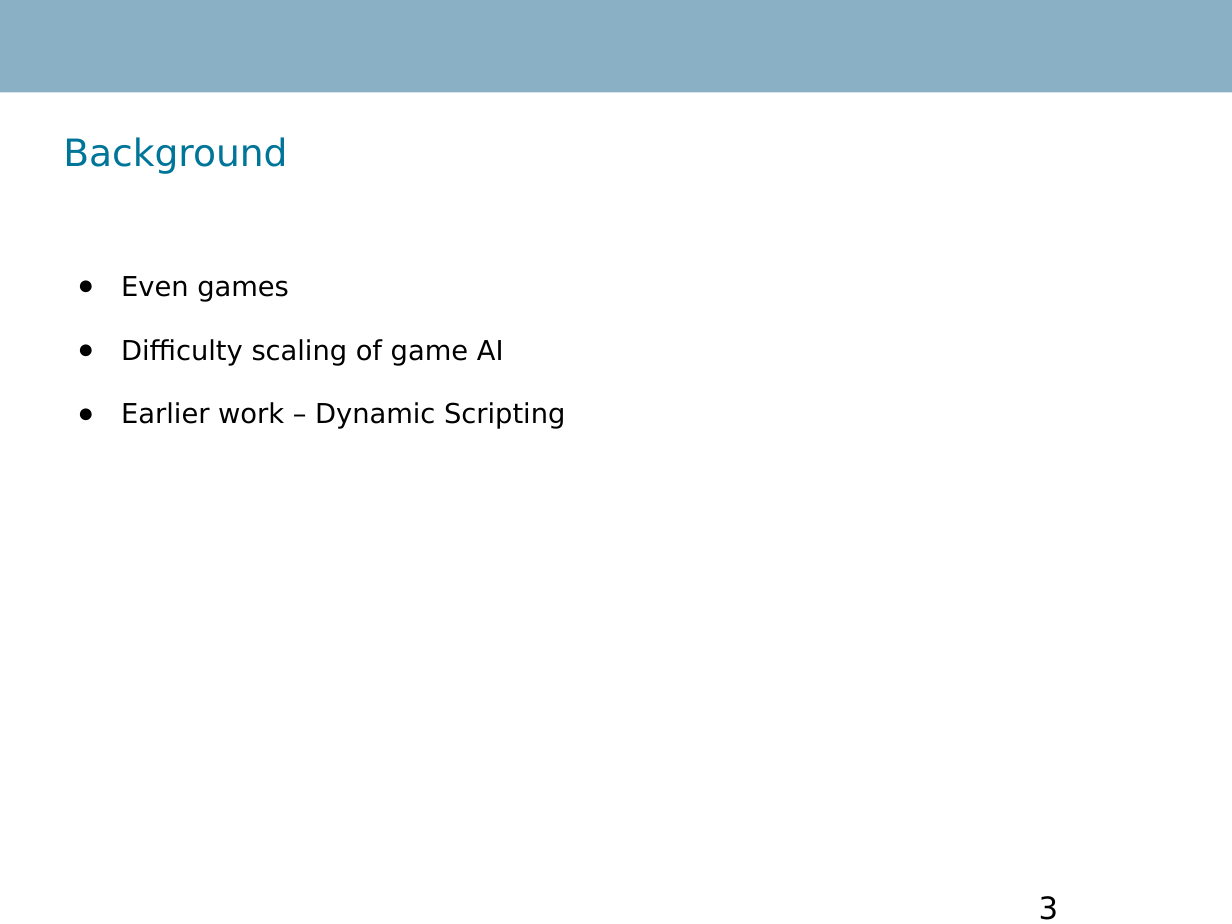
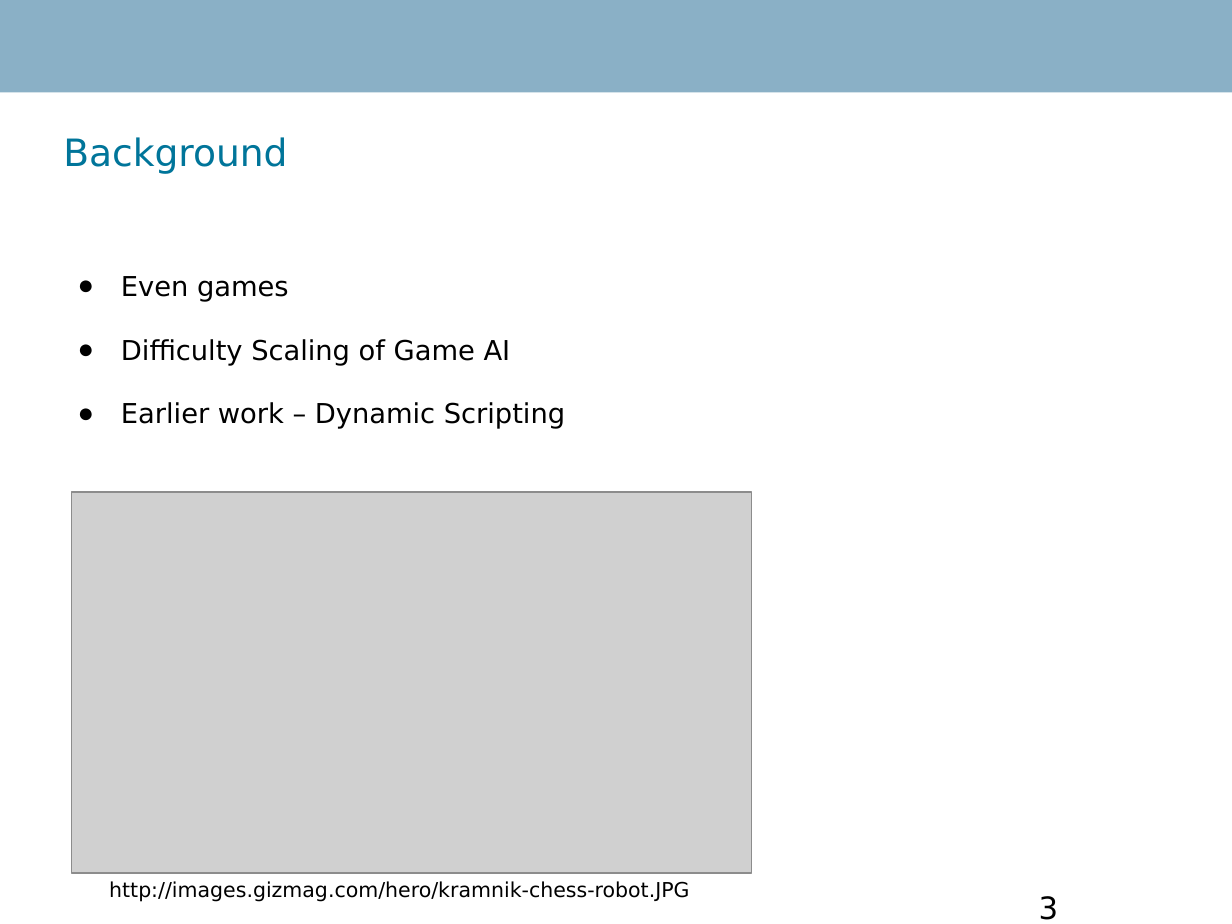
Before and after one commit to RobinTo/AdaptiveGame, a slide deck: slide 3 of IKT426 Research Seminar Report/presentation.ppt. Drawn at 1232x924 pixels with LibreOffice and Linux fonts; fonts in the diff are those of the drawing; grey boxes stand for pictures; background and template pictures are left out. Boxes give left, top, right and bottom in pixels: in the first picture for what was removed or moved away, otherwise in the second. Text is boxed around its words. In the diff, an @@ line names an element or a change of style, - is before the commit and + after.

```diff
--- a/IKT426 Research Seminar Report/presentation.ppt
+++ b/IKT426 Research Seminar Report/presentation.ppt
@@ text at [121, 339, 511, 366]: text changed @@
-● Difficulty scaling of game AI
+● Difficulty Scaling of Game AI
@@ picture added at [71, 492, 752, 872] @@
@@ text added at [109, 881, 689, 902], 12 pt, text #000000 @@
+http://images.gizmag.com/hero/kramnik-chess-robot.JPG
```
Also in this commit, not shown: 2 other slides changed, 2 slides added, 2 slides removed, 2 other files.
